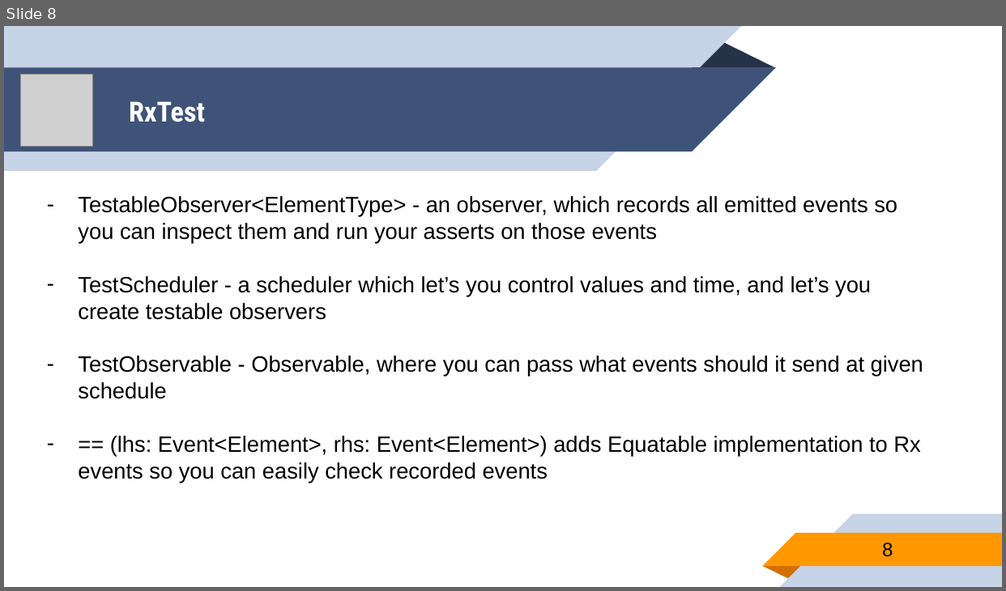
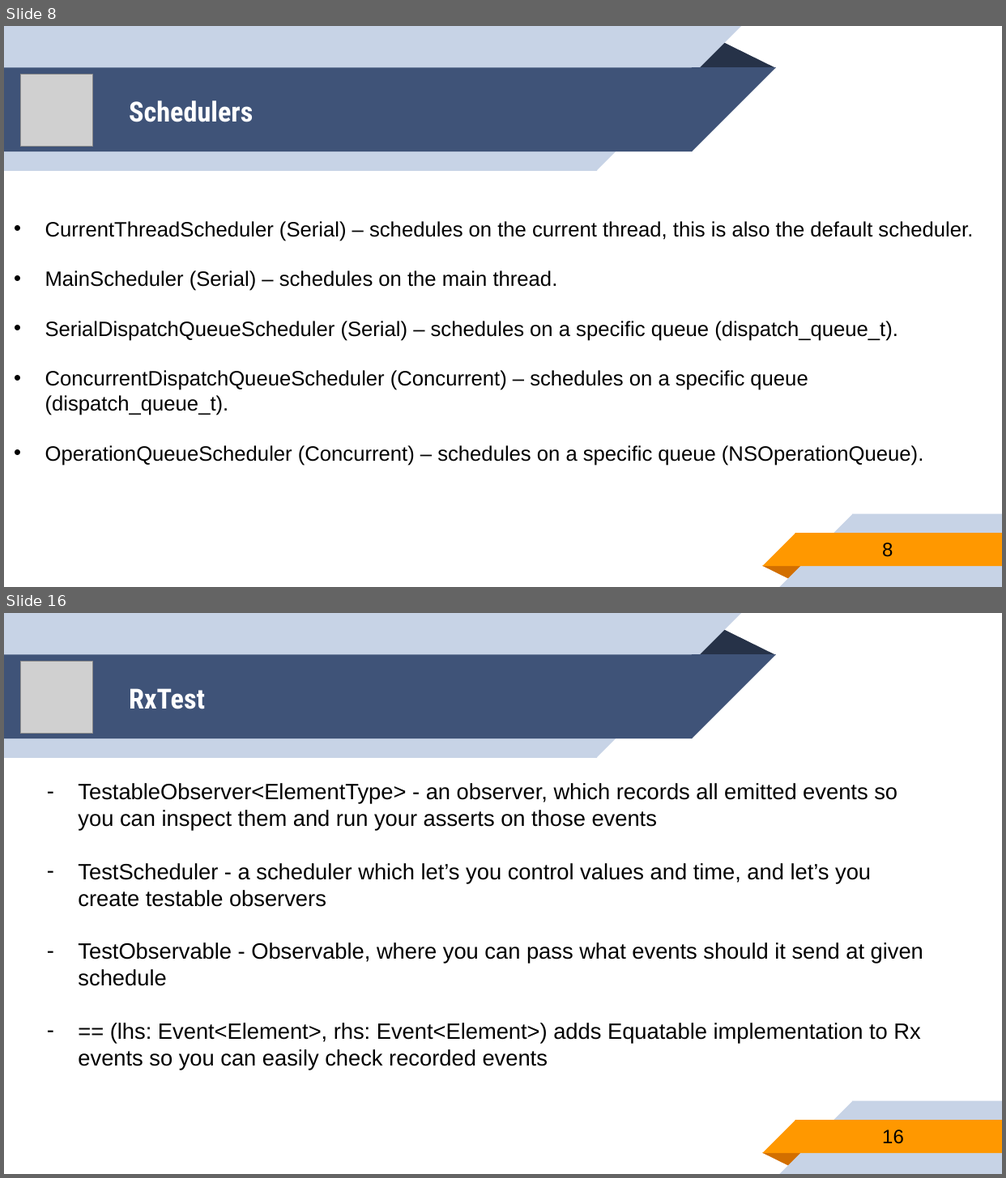
Before and after one commit to younghwankim/RxSwiftClass, a slide deck: AdvancedRxSwift/day5/AdvancedRxSwift5.pptx. Shown one above the other, each under a label of ours: slide 8 before the commit, slides 8 and 16 after it; the slides between them are not shown. The pictures are 1006x591 and 1006x1178 pixels, drawn with LibreOffice and Linux fonts; fonts in the diff are those of the drawing; grey boxes stand for pictures. Boxes give left, top, right and bottom in pixels: in the first picture for what was removed or moved away, otherwise in the second. Text is boxed around its words. In the diff, an @@ line names an element or a change of style, - is before the commit and + after.

```diff
--- a/AdvancedRxSwift/day5/AdvancedRxSwift5.pptx
+++ b/AdvancedRxSwift/day5/AdvancedRxSwift5.pptx
@@ slide 8 added at <box>4,26,1002,587</box>, background #FFFFFF; not listed: 10 template elements that a slide beside it also shows @@
@@ picture added at <box>21,74,94,147</box> @@
@@ title added at <box>129,101,253,122</box>, 20 pt, text #FFFFFF, bold @@
+Schedulers
@@ text added at <box>45,221,973,466</box>, 15 pt, text #000000 @@
+• CurrentThreadScheduler (Serial) – schedules on the current thread, this is also the default scheduler.
+• MainScheduler (Serial) – schedules on the main thread.
+• SerialDispatchQueueScheduler (Serial) – schedules on a specific queue (dispatch_queue_t).
+• ConcurrentDispatchQueueScheduler (Concurrent) – schedules on a specific queue (dispatch_queue_t).
+• OperationQueueScheduler (Concurrent) – schedules on a specific queue (NSOperationQueue).
@@ page number added at <box>882,543,893,557</box>, 14 pt, text #000000 @@
+8
@@ what was slide 8 is now slide 16 @@
@@ page number at <box>882,1130,904,1144</box>: text changed @@
-8
+16
```
Also in this commit, not shown: 7 other slides added, 1 other file.
